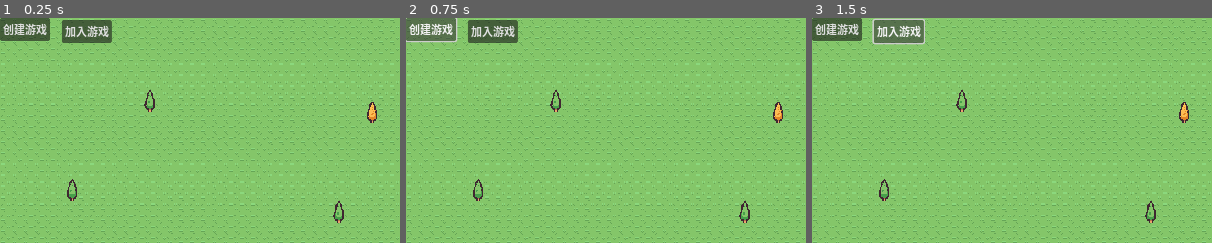
Above: before the commit, frames 1-3 (left to right).
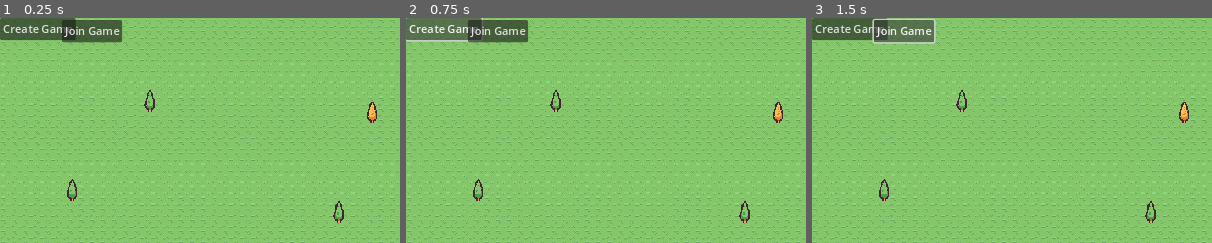
Above: after the commit, the same moments.

Repository: groveeee/godot-multiplayer
Game: Godot game, scene res://src/Main.tscn
Two runs of this game, one before a commit and one after it. Both use one fixed random seed, a clock stepped at 60 frames per second and the inputs below.
Inputs:
- Up to frame 1 (0.25 s): no input
- Up to frame 2 (0.75 s): click "创建游戏" (after the commit: "Create Game") at 0.5 s
- Up to frame 3 (1.5 s): click "加入游戏" (after the commit: "Join Game") at 1.25 s
The pictures show only the part of the screen within x 0-50%, y 0-50%; the shares and areas given below are measured in that part.

The runs differ from the first frame. In frame 1, 1.7% of the frame differs, in the area x 0-31%, y 0-12%; in frame 2, 1.8%; in frame 3, 1.8%.

Commit message:
add:国际化

Diff:
--- /dev/null
+++ b/language/language.csv
@@ -0,0 +1,7 @@
+keys,zh,en,ja
+GREET,朋友你好,"Hello, friend!",こんにちは
+ASK,你还好吗?,How are you?,元気ですか
+BYE,再见,Goodbye,さようなら
+CREATE GAME,创建游戏,Create Game,ゲームを作成する
+JOIN GAME,加入游戏,Join Game,ゲームに参加する
+LEAVE GAME,离开游戏,Leave Game,ゲームから退出する
--- a/project.godot
+++ b/project.godot
@@ -81,6 +81,10 @@
 ]
 }
 
+[internationalization]
+
+locale/translations=PackedStringArray("res://language/language.en.translation", "res://language/language.ja.translation", "res://language/language.zh.translation")
+
 [rendering]
 
 textures/canvas_textures/default_texture_filter=0
--- a/src/Main.tscn
+++ b/src/Main.tscn
@@ -26,7 +26,7 @@
 offset_right = 8.0
 offset_bottom = 8.0
 focus_mode = 1
-text = "创建游戏"
+text = "CREATE GAME"
 
 [node name="JoinGameServerButton" type="Button" parent="UI/Control"]
 layout_mode = 0
@@ -35,7 +35,7 @@
 offset_right = 161.0
 offset_bottom = 34.0
 focus_mode = 1
-text = "加入游戏"
+text = "JOIN GAME"
 
 [node name="MultiplayerSpawnerPlayers" type="MultiplayerSpawner" parent="."]
 _spawnable_scenes = PackedStringArray("res://src/players/player.tscn")
--- a/src/main.gd
+++ b/src/main.gd
@@ -13,6 +13,8 @@
 
 func _ready() -> void:
 	pass
+	# 设置游戏语言为英文
+#	TranslationServer.set_locale("ja")
 
 
 # 创建游戏服务器
Not shown, added: language/language.csv.import
Binary file added: language/language.en.translation
Binary file added: language/language.ja.translation
Binary file added: language/language.zh.translation
